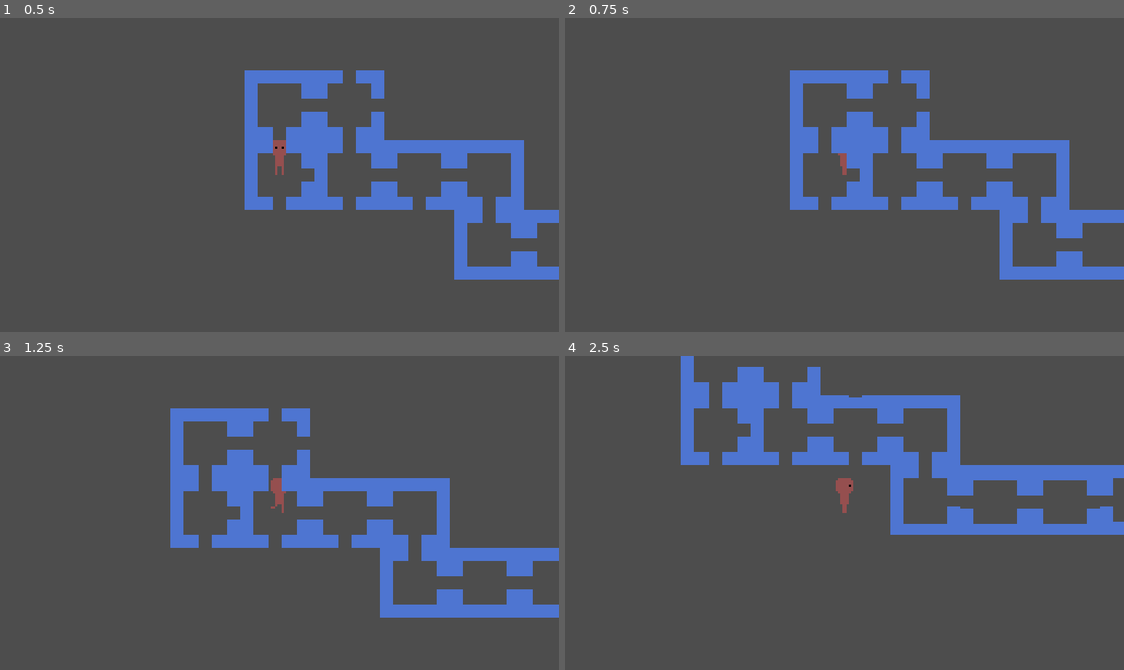
Above: before the commit, frames 1-4 (two rows, left to right).
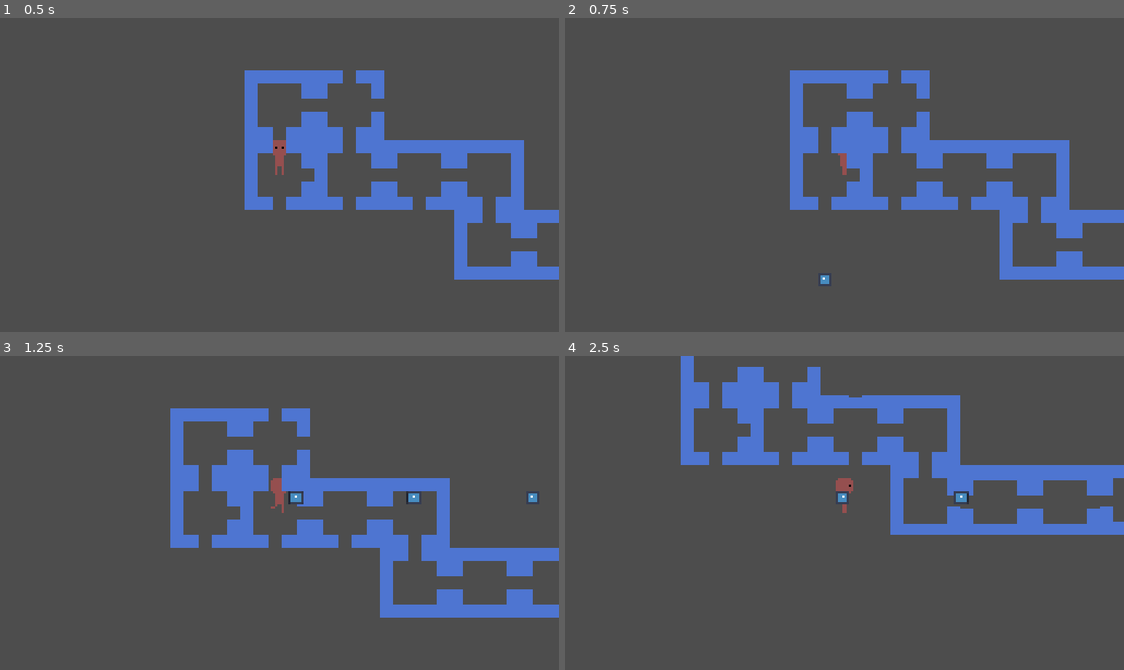
Above: after the commit, the same moments.

Repository: HarryDCheese/team-first-game
Game: Godot game, scene res://scene/world/main.tscn
Same seed, same stepped clock (60 frames per second), same inputs: the game is played once before the commit and once after it. The project has no main scene, so this scene is started directly. The engine's default icon, where the game draws it, is replaced by a stand-in: a white triangle on a blue panel in a dark square.
Inputs:
- Up to frame 1 (0.5 s): no input
- Up to frame 2 (0.75 s): tap Enter at 0.5 s; hold Right (right, bound only before the commit) from 0.53 s (still down); hold J (shoot, bound only after the commit) from 0.53 s (still down)
- Up to frame 3 (1.25 s): keep holding Right (right, bound only before the commit); keep holding J (shoot, bound only after the commit)
- Up to frame 4 (2.5 s): release Right (right, bound only before the commit) at 1.28 s; release J (shoot, bound only after the commit) at 1.28 s; hold Down (down, bound only before the commit) 1.28-2.03 s; tap J (shoot, bound only after the commit) at 1.35 s; hold Right (right, bound only before the commit) from 2.03 s (still down); hold J (shoot, bound only after the commit) from 2.03 s (still down)

Frame 1 is identical in both runs. In frame 2, less than 0.1% of the frame differs, in the area x 45-48%, y 81-85%; in frame 3, 0.2%, in the area x 51-97%, y 43-48%; in frame 4, 0.2%.

Commit message:
Player Movement Refinement and Temporary Projectile

Diff:
--- a/project.godot
+++ b/project.godot
@@ -23,28 +23,33 @@
 
 [input]
 
-up={
+move_up={
 "deadzone": 0.2,
 "events": [Object(InputEventKey,"resource_local_to_scene":false,"resource_name":"","device":0,"window_id":0,"alt_presse …(194 unchanged characters)…
 , Object(InputEventKey,"resource_local_to_scene":false,"resource_name":"","device":0,"window_id":0,"alt_pressed":false,"shift_pressed":false,"ctrl_pressed":false,"meta_pressed":false,"pressed":false,"keycode":0,"physical_keycode":87,"key_label":0,"unicode":0,"location":0,"echo":false,"script":null)
 ]
 }
-down={
+move_down={
 "deadzone": 0.2,
 "events": [Object(InputEventKey,"resource_local_to_scene":false,"resource_name":"","device":0,"window_id":0,"alt_presse …(194 unchanged characters)…
 , Object(InputEventKey,"resource_local_to_scene":false,"resource_name":"","device":0,"window_id":0,"alt_pressed":false,"shift_pressed":false,"ctrl_pressed":false,"meta_pressed":false,"pressed":false,"keycode":0,"physical_keycode":83,"key_label":0,"unicode":0,"location":0,"echo":false,"script":null)
 ]
 }
-right={
+move_right={
 "deadzone": 0.2,
 "events": [Object(InputEventKey,"resource_local_to_scene":false,"resource_name":"","device":0,"window_id":0,"alt_presse …(194 unchanged characters)…
 , Object(InputEventKey,"resource_local_to_scene":false,"resource_name":"","device":0,"window_id":0,"alt_pressed":false,"shift_pressed":false,"ctrl_pressed":false,"meta_pressed":false,"pressed":false,"keycode":0,"physical_keycode":68,"key_label":0,"unicode":0,"location":0,"echo":false,"script":null)
 ]
 }
-left={
+move_left={
 "deadzone": 0.2,
 "events": [Object(InputEventKey,"resource_local_to_scene":false,"resource_name":"","device":0,"window_id":0,"alt_presse …(189 unchanged characters)…
 , Object(InputEventKey,"resource_local_to_scene":false,"resource_name":"","device":0,"window_id":0,"alt_pressed":false, …(185 unchanged characters)…
+]
+}
+shoot={
+"deadzone": 0.2,
+"events": [Object(InputEventKey,"resource_local_to_scene":false,"resource_name":"","device":-1,"window_id":0,"alt_pressed":false,"shift_pressed":false,"ctrl_pressed":false,"meta_pressed":false,"pressed":false,"keycode":0,"physical_keycode":74,"key_label":0,"unicode":74,"location":0,"echo":false,"script":null)
 ]
 }
 
--- a/scene/player/Player.tscn
+++ b/scene/player/Player.tscn
@@ -1,20 +1,14 @@
-[gd_scene load_steps=17 format=3 uid="uid://didi6gos24tun"]
+[gd_scene load_steps=19 format=3 uid="uid://didi6gos24tun"]
 
 [ext_resource type="Script" uid="uid://cacglcjkkiuv6" path="res://scene/player/PlayerMain.gd" id="1_uvqrg"]
 [ext_resource type="Texture2D" uid="uid://bgixlqvi15ui8" path="res://scene/player/Player_SpriteSheet.png" id="2_dorux"]
 [ext_resource type="Script" uid="uid://b00qhtf7f5ddo" path="res://scripts/FSM/FiniteStateMachine.gd" id="3_vxvf7"]
 [ext_resource type="Script" uid="uid://2gr6ohx6jvpp" path="res://scene/player/scripts/PlayerIdleState.gd" id="4_j6a40"]
 [ext_resource type="Script" uid="uid://cu2g3425582a3" path="res://scene/player/scripts/PlayerMovingState.gd" id="5_ov1nj"]
+[ext_resource type="Script" uid="uid://oel44u8mmbiu" path="res://scripts/projectile/Shooting.gd" id="6_xewb5"]
+[ext_resource type="PackedScene" uid="uid://43fu1msac8to" path="res://scripts/projectile/projectile.tscn" id="7_4kw3b"]
 
 [sub_resource type="CircleShape2D" id="CircleShape2D_vxvf7"]
-
-[sub_resource type="AtlasTexture" id="AtlasTexture_j6a40"]
-atlas = ExtResource("2_dorux")
-region = Rect2(16, 0, 16, 16)
-
-[sub_resource type="AtlasTexture" id="AtlasTexture_ov1nj"]
-atlas = ExtResource("2_dorux")
-region = Rect2(32, 0, 16, 16)
 
 [sub_resource type="AtlasTexture" id="AtlasTexture_dorux"]
 atlas = ExtResource("2_dorux")
@@ -27,6 +21,14 @@
 [sub_resource type="AtlasTexture" id="AtlasTexture_lrjex"]
 atlas = ExtResource("2_dorux")
 region = Rect2(0, 16, 16, 16)
+
+[sub_resource type="AtlasTexture" id="AtlasTexture_j6a40"]
+atlas = ExtResource("2_dorux")
+region = Rect2(16, 0, 16, 16)
+
+[sub_resource type="AtlasTexture" id="AtlasTexture_ov1nj"]
+atlas = ExtResource("2_dorux")
+region = Rect2(32, 0, 16, 16)
 
 [sub_resource type="AtlasTexture" id="AtlasTexture_30p5r"]
 atlas = ExtResource("2_dorux")
@@ -46,17 +48,6 @@
 
 [sub_resource type="SpriteFrames" id="SpriteFrames_32h0c"]
 animations = [{
-"frames": [{
-"duration": 1.0,
-"texture": SubResource("AtlasTexture_j6a40")
-}, {
-"duration": 1.0,
-"texture": SubResource("AtlasTexture_ov1nj")
-}],
-"loop": true,
-"name": &"down",
-"speed": 5.0
-}, {
 "frames": [{
 "duration": 1.0,
 "texture": SubResource("AtlasTexture_dorux")
@@ -83,13 +74,24 @@
 }, {
 "frames": [{
 "duration": 1.0,
+"texture": SubResource("AtlasTexture_j6a40")
+}, {
+"duration": 1.0,
+"texture": SubResource("AtlasTexture_ov1nj")
+}],
+"loop": true,
+"name": &"move_down",
+"speed": 5.0
+}, {
+"frames": [{
+"duration": 1.0,
 "texture": SubResource("AtlasTexture_30p5r")
 }, {
 "duration": 1.0,
 "texture": SubResource("AtlasTexture_fhr4h")
 }],
 "loop": true,
-"name": &"side",
+"name": &"move_side",
 "speed": 5.0
 }, {
 "frames": [{
@@ -100,12 +102,13 @@
 "texture": SubResource("AtlasTexture_5rrmn")
 }],
 "loop": true,
-"name": &"up",
+"name": &"move_up",
 "speed": 5.0
 }]
 
-[node name="Player" type="CharacterBody2D" groups=["Player"]]
+[node name="Player" type="CharacterBody2D" node_paths=PackedStringArray("animator") groups=["Player"]]
 script = ExtResource("1_uvqrg")
+animator = NodePath("AnimatedSprite2D")
 last_dir = "down"
 
 [node name="CollisionShape2D" type="CollisionShape2D" parent="."]
@@ -114,8 +117,7 @@
 [node name="AnimatedSprite2D" type="AnimatedSprite2D" parent="."]
 position = Vector2(0, -8)
 sprite_frames = SubResource("SpriteFrames_32h0c")
-animation = &"idle_up"
-frame_progress = 0.6141316
+animation = &"idle_side"
 
 [node name="FSM" type="Node" parent="." node_paths=PackedStringArray("initial_state")]
 script = ExtResource("3_vxvf7")
@@ -130,3 +132,8 @@
 animator = NodePath("../../AnimatedSprite2D")
 
 [node name="Camera2D" type="Camera2D" parent="."]
+
+[node name="Gunpoint" type="Marker2D" parent="."]
+position = Vector2(0, -7)
+script = ExtResource("6_xewb5")
+projectile_scene = ExtResource("7_4kw3b")
--- a/scene/player/PlayerMain.gd
+++ b/scene/player/PlayerMain.gd
@@ -2,7 +2,20 @@
 class_name PlayerMain
 
 @onready var fsm: FiniteStateMachine = $FSM
+@onready var gun: Marker2D = $Gunpoint
+
+@export var animator: AnimatedSprite2D
 @export var last_dir: String
 
-func die():
-	pass
+func _process(delta: float) -> void:
+	if Input.is_action_pressed("shoot"):
+		gun.shoot(get_shoot_direction())
+
+
+func get_shoot_direction() -> Vector2:
+	match last_dir:
+		"up": return Vector2.UP
+		"down": return Vector2.DOWN
+		"side":
+			return Vector2.LEFT if animator.flip_h else Vector2.RIGHT
+	return Vector2.UP
--- /dev/null
+++ b/scene/player/scripts/PlayerDeathState.gd
@@ -0,0 +1,7 @@
+extends State
+class_name PlayerDeath
+
+@export var animator: AnimatedSprite2D
+
+func Enter():
+	pass
--- a/scene/player/scripts/PlayerIdleState.gd
+++ b/scene/player/scripts/PlayerIdleState.gd
@@ -8,7 +8,7 @@
 	player = get_tree().get_first_node_in_group("Player")
 
 func Update(_delta):
-	if (Input.get_vector("left","right","up", "down")):
+	if (Input.get_vector("move_left","move_right","move_up", "move_down")):
 		state_transition.emit(self, "Moving")
 
 	handle_animation(player.last_dir)
--- a/scene/player/scripts/PlayerMovingState.gd
+++ b/scene/player/scripts/PlayerMovingState.gd
@@ -32,10 +32,10 @@
 		elif input_dir.y < 0:
 			player.last_dir = "up"
 
-	animator.play(player.last_dir)
+	animator.play("move_" + player.last_dir)
 
 func get_input():
-	input_dir = Input.get_vector("left","right","up", "down")
+	input_dir = Input.get_vector("move_left","move_right","move_up", "move_down")
 
 func handle_transition(new_state: String):
 	state_transition.emit(self, new_state)
--- /dev/null
+++ b/scripts/projectile/Projectile.gd
@@ -0,0 +1,12 @@
+extends Area2D
+class_name Projectile
+
+var direction: Vector2
+var speed: float
+
+func setup(dir: Vector2, spd: float):
+	direction = dir.normalized()
+	speed = spd
+
+func _physics_process(delta: float) -> void:
+	global_position += direction * speed * delta
--- /dev/null
+++ b/scripts/projectile/Shooting.gd
@@ -0,0 +1,20 @@
+extends Marker2D
+
+@export var projectile_scene: PackedScene
+@export var bullet_speed := 300
+@export var cooldown := 0.2
+
+var can_shoot := true
+
+func shoot(dir: Vector2):
+	if not can_shoot:
+		return
+	can_shoot = false
+
+	var bullet = projectile_scene.instantiate()
+	bullet.global_position = global_position
+	bullet.setup(dir, bullet_speed)
+	get_tree().current_scene.add_child(bullet)
+
+	await get_tree().create_timer(cooldown).timeout
+	can_shoot = true
--- /dev/null
+++ b/scripts/projectile/projectile.tscn
@@ -0,0 +1,18 @@
+[gd_scene load_steps=4 format=3 uid="uid://43fu1msac8to"]
+
+[ext_resource type="Script" uid="uid://gjdl7eg8n3my" path="res://scripts/projectile/Projectile.gd" id="1_eb0ce"]
+[ext_resource type="Texture2D" uid="uid://c3pjd072hoi8o" path="res://icon.svg" id="2_0jrwk"]
+
+[sub_resource type="CircleShape2D" id="CircleShape2D_30383"]
+radius = 12.0
+
+[node name="Projectile" type="Area2D"]
+scale = Vector2(0.25, 0.25)
+script = ExtResource("1_eb0ce")
+
+[node name="Sprite2D" type="Sprite2D" parent="."]
+scale = Vector2(0.2, 0.2)
+texture = ExtResource("2_0jrwk")
+
+[node name="CollisionShape2D" type="CollisionShape2D" parent="."]
+shape = SubResource("CircleShape2D_30383")
Not shown, added: scene/player/scripts/PlayerDeathState.gd.uid
Not shown, added: scripts/projectile/Projectile.gd.uid
Not shown, added: scripts/projectile/Shooting.gd.uid
